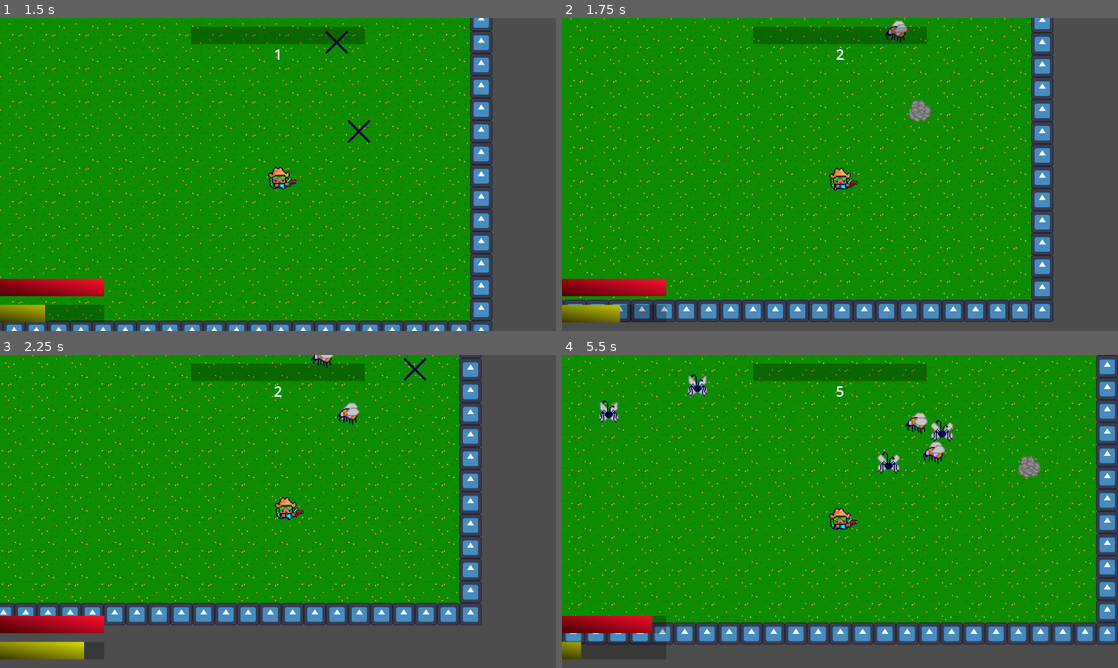
Above: before the commit, frames 1-4 (two rows, left to right).
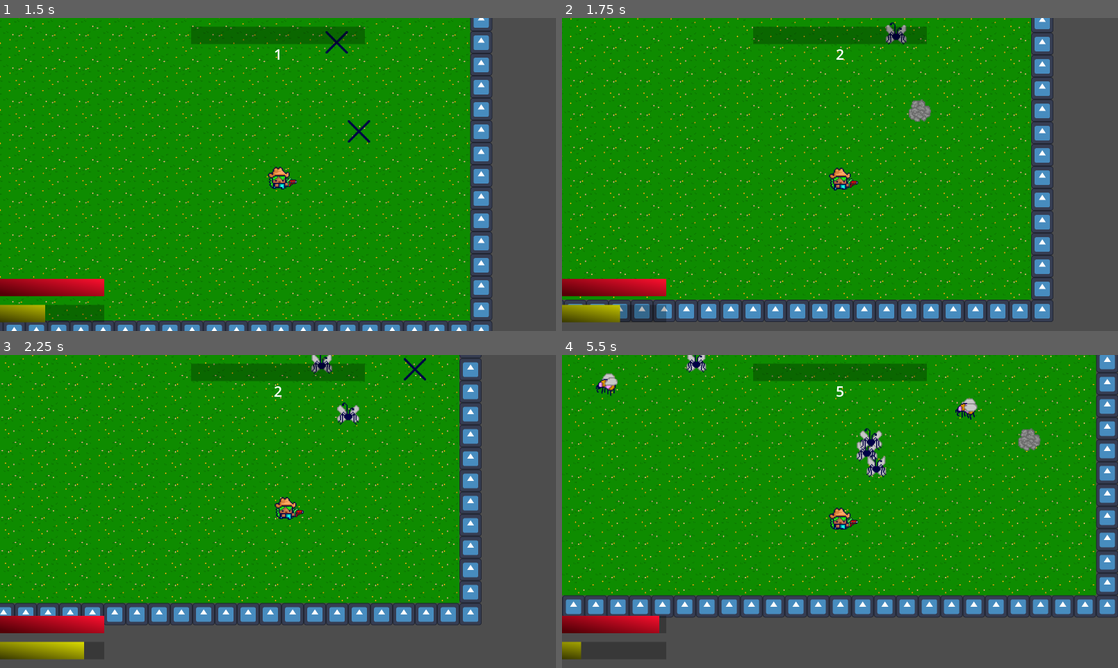
Above: after the commit, the same moments.

Repository: SealyBoi/BountyHunterSimulator
Game: Godot game, scene res://scenes/tests/test_area.tscn
Two runs of this game, one before a commit and one after it. Both use one fixed random seed, a clock stepped at 60 frames per second and the inputs below. The engine's default icon, where the game draws it, is replaced by a stand-in: a white triangle on a blue panel in a dark square.
Inputs:
- Up to frame 1 (1.5 s): tap Enter at 0.5 s; hold D (move_right) 0.53-1.28 s; tap Shift (dash) at 0.6, 1.35 s; hold S (move_down) from 1.28 s (still down)
- Up to frame 2 (1.75 s): keep holding S (move_down)
- Up to frame 3 (2.25 s): release S (move_down) at 2.03 s; hold D (move_right) from 2.03 s (still down); tap Shift (dash) at 2.1 s
- Up to frame 4 (5.5 s): release D (move_right) at 2.78 s; hold W (move_up) 2.78-3.53 s; tap Shift (dash) every 0.75 s from 2.85 to 5.1 s; hold A (move_left) 3.53-5.03 s; hold S (move_down) from 5.03 s (still down)

Frame 1 is identical in both runs. In frame 2, 0.2% of the frame differs, in the area x 58-63%, y 0-9%; in frame 3, 0.4%; in frame 4, 21%, in the area x 0-100%, y 0-93%.

Commit message:
Adding level up screen

Diff:
--- a/enemies/BasicBug.gd
+++ b/enemies/BasicBug.gd
@@ -41,14 +41,14 @@
 	spawning = false
 
 func assign_bug():
-	if randi() % 2 == 0:
+	if randi() % 4 == 0:
+		anim.play("bug02")
+		health += 2
+		bug = "bug02"
+	else:
 		anim.play("bug01")
 		SPEED += 50
 		bug = "bug01"
-	else:
-		anim.play("bug02")
-		health += 2
-		bug = "bug02"
 
 func hit(damage):
 	health -= damage
--- a/player/Player.gd
+++ b/player/Player.gd
@@ -32,6 +32,7 @@
 @onready var health_bar = HUD.get_node("HealthBar")
 @onready var dash_bar = HUD.get_node("DashBar")
 @onready var xp_bar = HUD.get_node("XpBar")
+@onready var level_up = HUD.get_node("LevelUpScreen")
 
 func _ready():
 	health = MAX_HEALTH
@@ -115,4 +116,7 @@
 		xp_threshold += 75
 		level += 1
 		xp_bar.max_value = xp_threshold
+		level_up.visible = true
+		level_up.get_node("ItemOptions/Item2/ItemButton").grab_focus()
+		get_tree().paused = true
 	xp_bar.value = xp
--- a/project.godot
+++ b/project.godot
@@ -22,6 +22,14 @@
 
 [input]
 
+ui_accept={
+"deadzone": 0.5,
+"events": [Object(InputEventKey,"resource_local_to_scene":false,"resource_name":"","device":0,"window_id":0,"alt_pressed":false,"shift_pressed":false,"ctrl_pressed":false,"meta_pressed":false,"pressed":false,"keycode":4194309,"physical_keycode":0,"key_label":0,"unicode":0,"echo":false,"script":null)
+, Object(InputEventKey,"resource_local_to_scene":false,"resource_name":"","device":0,"window_id":0,"alt_pressed":false,"shift_pressed":false,"ctrl_pressed":false,"meta_pressed":false,"pressed":false,"keycode":4194310,"physical_keycode":0,"key_label":0,"unicode":0,"echo":false,"script":null)
+, Object(InputEventKey,"resource_local_to_scene":false,"resource_name":"","device":0,"window_id":0,"alt_pressed":false,"shift_pressed":false,"ctrl_pressed":false,"meta_pressed":false,"pressed":false,"keycode":32,"physical_keycode":0,"key_label":0,"unicode":32,"echo":false,"script":null)
+, Object(InputEventJoypadButton,"resource_local_to_scene":false,"resource_name":"","device":-1,"button_index":0,"pressure":0.0,"pressed":true,"script":null)
+]
+}
 move_left={
 "deadzone": 0.5,
 "events": [Object(InputEventKey,"resource_local_to_scene":false,"resource_name":"","device":-1,"window_id":0,"alt_pressed":false,"shift_pressed":false,"ctrl_pressed":false,"meta_pressed":false,"pressed":false,"keycode":0,"physical_keycode":65,"key_label":0,"unicode":97,"echo":false,"script":null)
--- a/scenes/tests/test_area.tscn
+++ b/scenes/tests/test_area.tscn
@@ -6,6 +6,7 @@
 [ext_resource type="PackedScene" uid="uid://jrg0iof31qdb" path="res://player/player.tscn" id="2_3xv15"]
 [ext_resource type="Texture2D" uid="uid://bwktkuovkq6ut" path="res://art/icon.svg" id="3_r1o4y"]
 [ext_resource type="Texture2D" uid="uid://dpysurd6gki68" path="res://art/tilesets/vgd_tileset_garden_sheet.png" id="5_lm1tq"]
+[ext_resource type="Script" path="res://systems/LevelUpScreen.gd" id="7_4s202"]
 
 [sub_resource type="TileSetAtlasSource" id="TileSetAtlasSource_j6xg1"]
 texture = ExtResource("3_r1o4y")
@@ -271,5 +272,114 @@
 horizontal_alignment = 1
 vertical_alignment = 1
 
+[node name="LevelUpScreen" type="Control" parent="UI/HUD"]
+process_mode = 2
+visible = false
+layout_mode = 1
+anchors_preset = 15
+anchor_right = 1.0
+anchor_bottom = 1.0
+grow_horizontal = 2
+grow_vertical = 2
+script = ExtResource("7_4s202")
+
+[node name="ColorRect" type="ColorRect" parent="UI/HUD/LevelUpScreen"]
+layout_mode = 1
+anchors_preset = 15
+anchor_right = 1.0
+anchor_bottom = 1.0
+grow_horizontal = 2
+grow_vertical = 2
+color = Color(0, 0, 0, 0.592157)
+
+[node name="ItemOptions" type="HBoxContainer" parent="UI/HUD/LevelUpScreen"]
+layout_mode = 1
+anchors_preset = 8
+anchor_left = 0.5
+anchor_top = 0.5
+anchor_right = 0.5
+anchor_bottom = 0.5
+offset_left = -20.0
+offset_top = -20.0
+offset_right = 20.0
+offset_bottom = 20.0
+grow_horizontal = 2
+grow_vertical = 2
+theme_override_constants/separation = 150
+alignment = 1
+
+[node name="Item1" type="VBoxContainer" parent="UI/HUD/LevelUpScreen/ItemOptions"]
+layout_mode = 2
+
+[node name="ItemName" type="Label" parent="UI/HUD/LevelUpScreen/ItemOptions/Item1"]
+layout_mode = 2
+theme_override_font_sizes/font_size = 40
+text = "Item Name"
+horizontal_alignment = 1
+vertical_alignment = 1
+
+[node name="ItemButton" type="Button" parent="UI/HUD/LevelUpScreen/ItemOptions/Item1"]
+layout_mode = 2
+focus_neighbor_right = NodePath("../../Item2/ItemButton")
+icon = ExtResource("3_r1o4y")
+icon_alignment = 1
+
+[node name="ItemDesc" type="Label" parent="UI/HUD/LevelUpScreen/ItemOptions/Item1"]
+layout_mode = 2
+theme_override_font_sizes/font_size = 30
+text = "Item Desc"
+horizontal_alignment = 1
+vertical_alignment = 1
+
+[node name="Item2" type="VBoxContainer" parent="UI/HUD/LevelUpScreen/ItemOptions"]
+layout_mode = 2
+
+[node name="ItemName" type="Label" parent="UI/HUD/LevelUpScreen/ItemOptions/Item2"]
+layout_mode = 2
+theme_override_font_sizes/font_size = 40
+text = "Item Name"
+horizontal_alignment = 1
+vertical_alignment = 1
+
+[node name="ItemButton" type="Button" parent="UI/HUD/LevelUpScreen/ItemOptions/Item2"]
+layout_mode = 2
+focus_neighbor_left = NodePath("../../Item1/ItemButton")
+focus_neighbor_right = NodePath("../../Item3/ItemButton")
+icon = ExtResource("3_r1o4y")
+icon_alignment = 1
+
+[node name="ItemDesc" type="Label" parent="UI/HUD/LevelUpScreen/ItemOptions/Item2"]
+layout_mode = 2
+theme_override_font_sizes/font_size = 30
+text = "Item Desc"
+horizontal_alignment = 1
+vertical_alignment = 1
+
+[node name="Item3" type="VBoxContainer" parent="UI/HUD/LevelUpScreen/ItemOptions"]
+layout_mode = 2
+
+[node name="ItemName" type="Label" parent="UI/HUD/LevelUpScreen/ItemOptions/Item3"]
+layout_mode = 2
+theme_override_font_sizes/font_size = 40
+text = "Item Name"
+horizontal_alignment = 1
+vertical_alignment = 1
+
+[node name="ItemButton" type="Button" parent="UI/HUD/LevelUpScreen/ItemOptions/Item3"]
+layout_mode = 2
+focus_neighbor_left = NodePath("../../Item2/ItemButton")
+icon = ExtResource("3_r1o4y")
+icon_alignment = 1
+
+[node name="ItemDesc" type="Label" parent="UI/HUD/LevelUpScreen/ItemOptions/Item3"]
+layout_mode = 2
+theme_override_font_sizes/font_size = 30
+text = "Item Desc"
+horizontal_alignment = 1
+vertical_alignment = 1
+
 [connection signal="timeout" from="SpawnUtilities/SpawnTimer" to="." method="_on_spawn_timer_timeout"]
 [connection signal="timeout" from="SpawnUtilities/BossTimer" to="." method="_on_boss_timer_timeout"]
+[connection signal="pressed" from="UI/HUD/LevelUpScreen/ItemOptions/Item1/ItemButton" to="UI/HUD/LevelUpScreen" method="_on_item1_button_pressed"]
+[connection signal="pressed" from="UI/HUD/LevelUpScreen/ItemOptions/Item2/ItemButton" to="UI/HUD/LevelUpScreen" method="_on_item2_button_pressed"]
+[connection signal="pressed" from="UI/HUD/LevelUpScreen/ItemOptions/Item3/ItemButton" to="UI/HUD/LevelUpScreen" method="_on_item3_button_pressed"]
--- /dev/null
+++ b/systems/LevelUpScreen.gd
@@ -0,0 +1,17 @@
+extends Control
+
+func unpause():
+	visible = false
+	get_tree().paused = false
+
+
+func _on_item1_button_pressed():
+	unpause()
+
+
+func _on_item2_button_pressed():
+	unpause()
+
+
+func _on_item3_button_pressed():
+	unpause()
Not shown: 1 places in scenes/tests/test_area.tscn that only renumber resources
Renamed: scenes/tests/HUD.gd -> systems/HUD.gd
